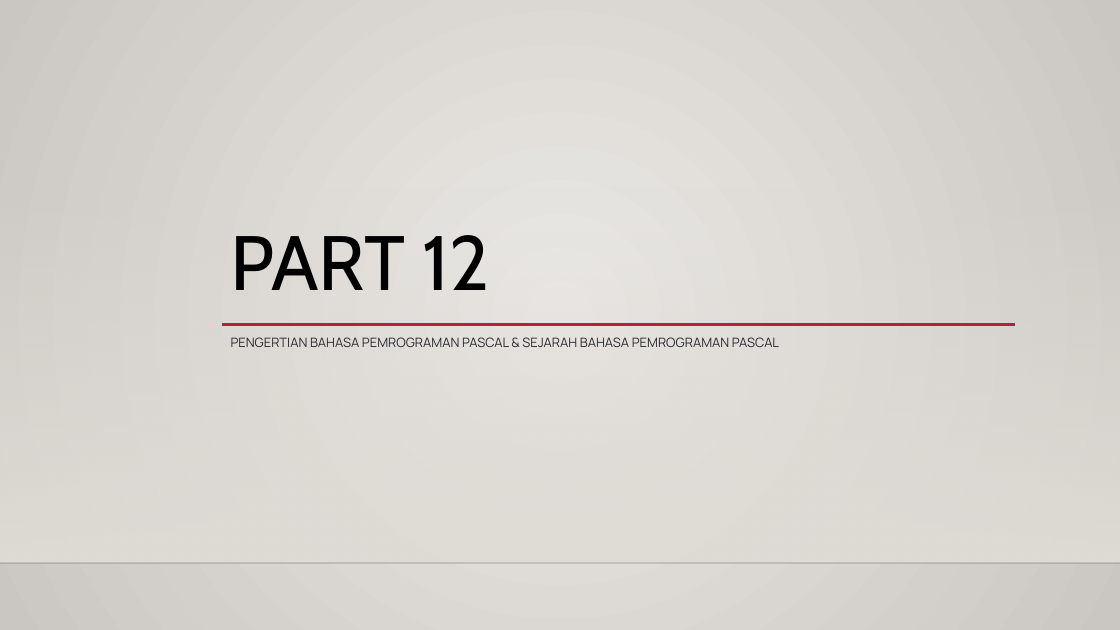
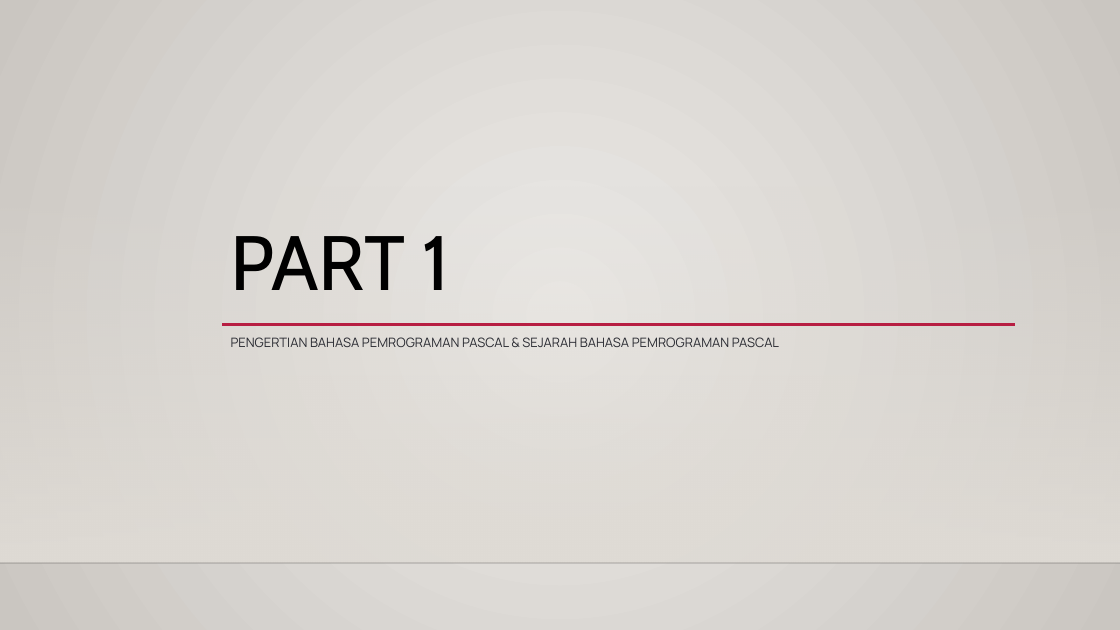
Before and after one commit to adithairun/materi-pascal, a slide deck: slide 1 of PPT/PART 1.pptx. Drawn at 1120x630 pixels with LibreOffice and Linux fonts; fonts in the diff are those of the drawing; background and template pictures are left out. Boxes give left, top, right and bottom in pixels: in the first picture for what was removed or moved away, otherwise in the second. Text is boxed around its words. In the diff, an @@ line names an element or a change of style, - is before the commit and + after.

```diff
--- a/PPT/PART 1.pptx
+++ b/PPT/PART 1.pptx
@@ title at (x1=231, y1=236, x2=450, y2=290): text changed @@
-PART 12
+PART 1
```
Also in this commit, not shown: 1 other file.
